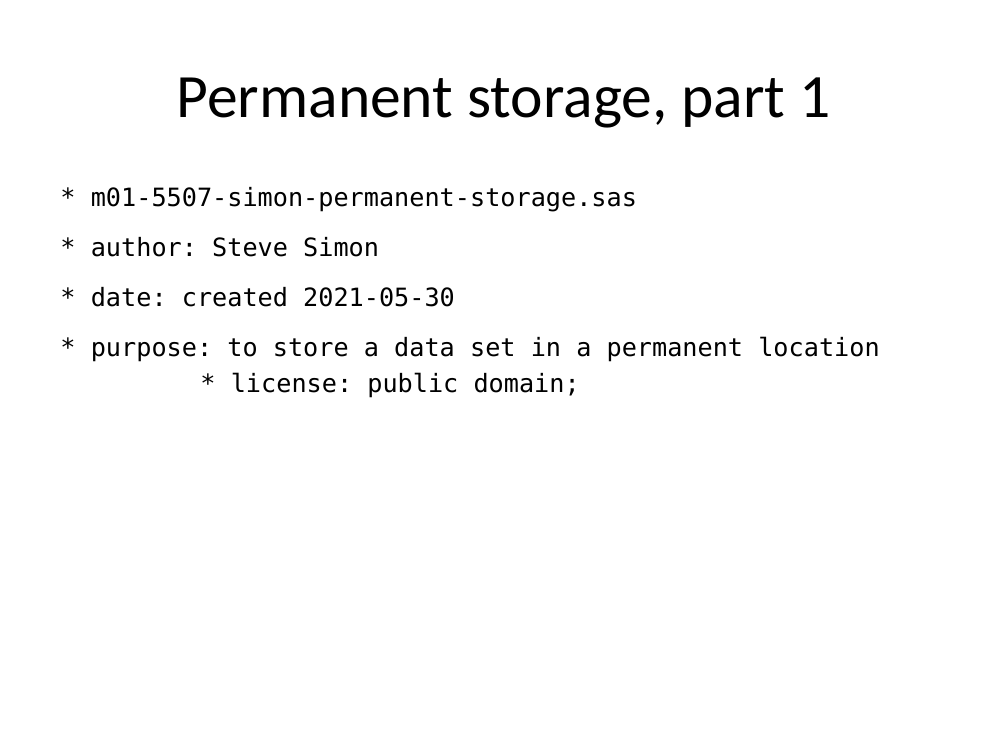
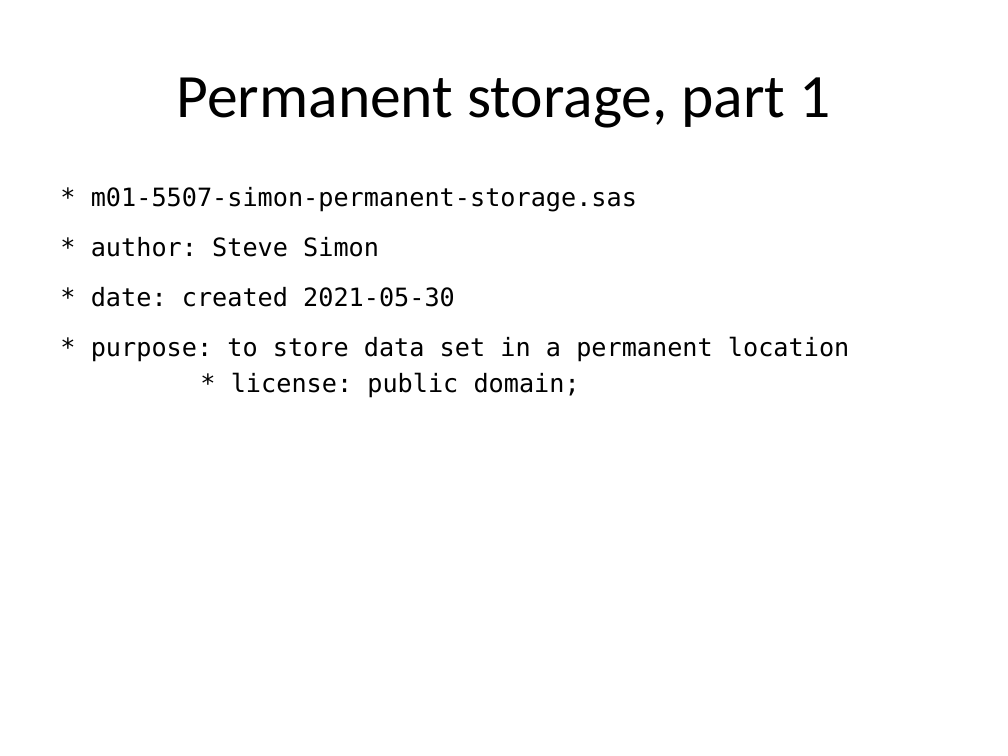
Before and after one commit to pmean/introduction-to-SAS, a slide deck: slide 8 of results/m01-basic-program.pptx (slide 6 before the commit). Drawn at 1008x756 pixels with LibreOffice and Linux fonts; fonts in the diff are those of the drawing. Boxes give left, top, right and bottom in pixels: in the first picture for what was removed or moved away, otherwise in the second. Text is boxed around its words. In the diff, an @@ line names an element or a change of style, - is before the commit and + after.

```diff
--- a/results/m01-basic-program.pptx
+++ b/results/m01-basic-program.pptx
@@ text at <box>91,187,849,398</box>: text changed @@
-* m01-5507-simon-permanent-storage.sas
-* author: Steve Simon
-* date: created 2021-05-30
-* purpose: to store a data set in a permanent location
-* license: public domain;
+* m01-5507-simon-permanent-storage.sas
+* author: Steve Simon
+* date: created 2021-05-30
+* purpose: to store data set in a permanent location
+* license: public domain;
```
Also in this commit, not shown: 2 other slides changed, 12 slides added, 6 other files.
